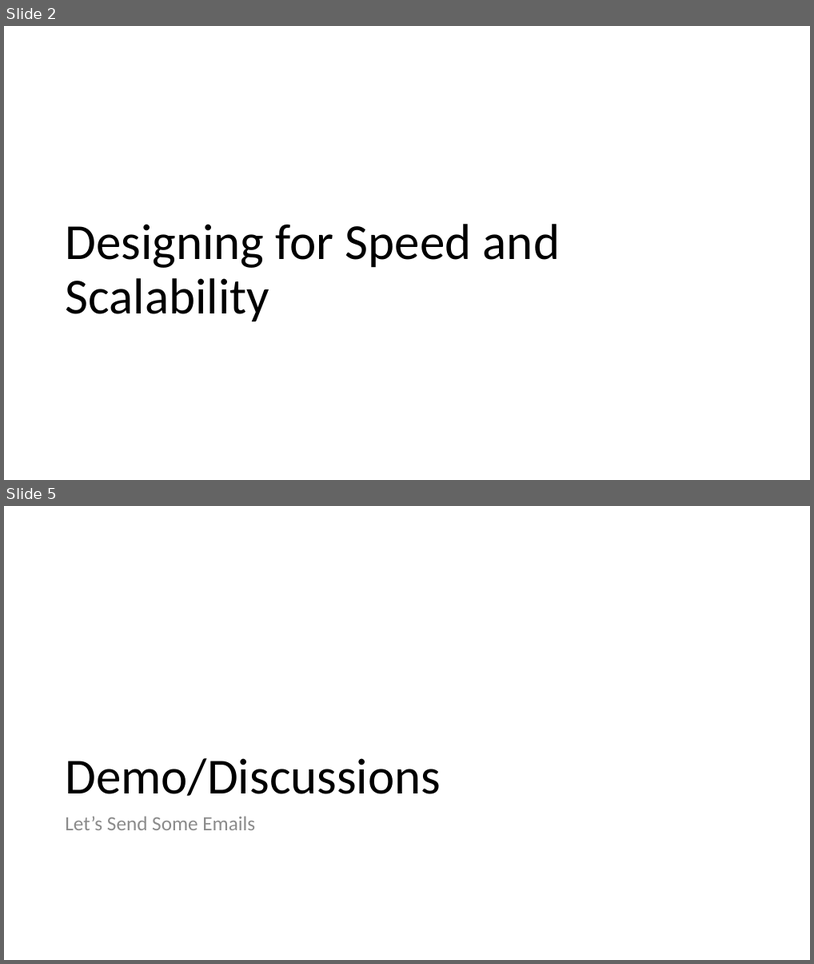
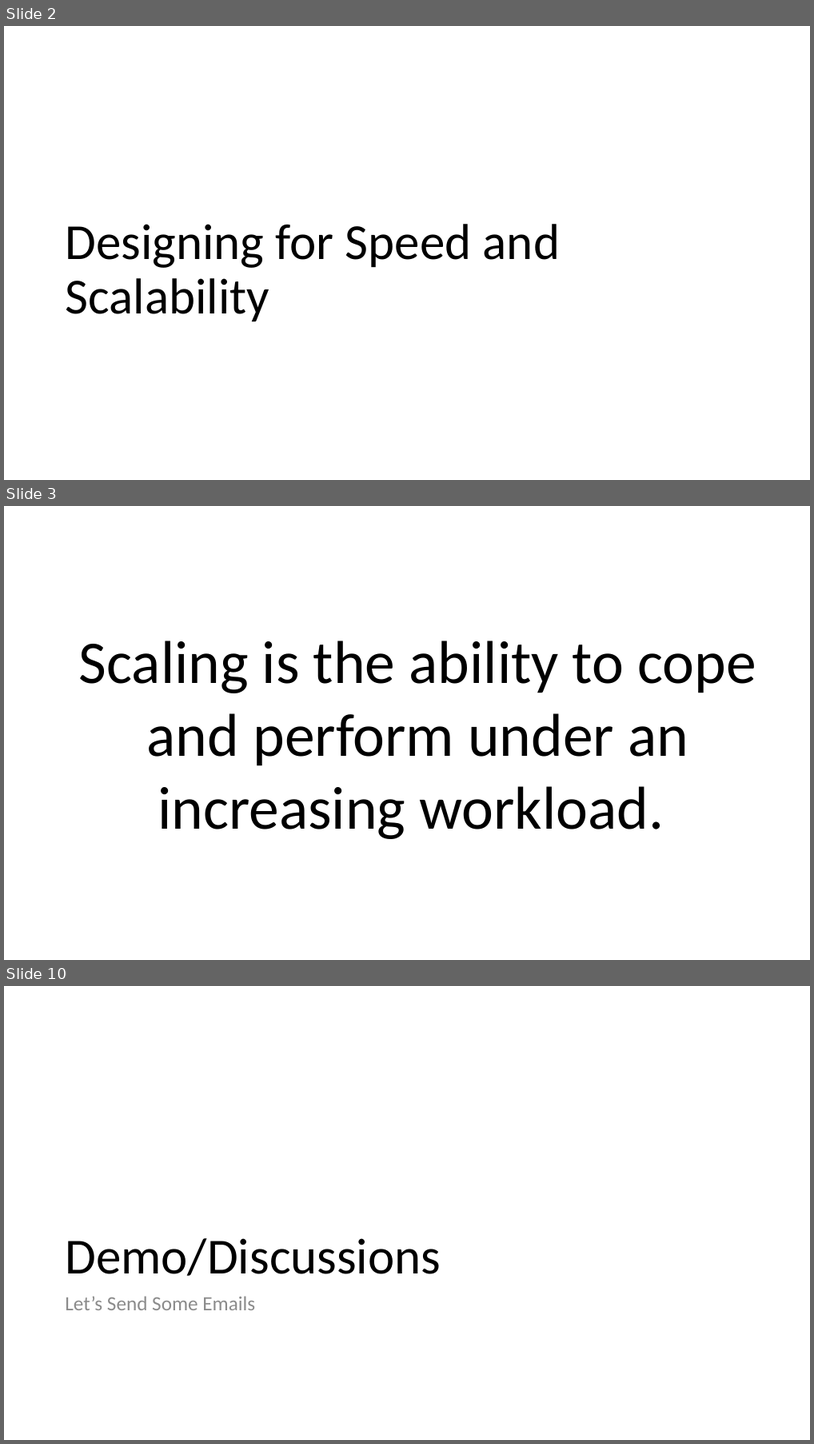
Before and after one commit to 1kevgriff/Workshop-ASPNETCore-Liftoff, a slide deck: Slides/02_DesignForSpeed.pptx. Shown one above the other, each under a label of ours: slides 2 and 5 before the commit, slides 2, 3 and 10 after it; the slides between them are not shown. The pictures are 814x964 and 814x1444 pixels, drawn with LibreOffice and Linux fonts; fonts in the diff are those of the drawing. Boxes give left, top, right and bottom in pixels: in the first picture for what was removed or moved away, otherwise in the second. Text is boxed around its words. In the diff, an @@ line names an element or a change of style, - is before the commit and + after.

```diff
--- a/Slides/02_DesignForSpeed.pptx
+++ b/Slides/02_DesignForSpeed.pptx
@@ slide 3 added at [4,506,810,960], background #FFFFFF @@
@@ text added at [79,640,756,839], 72 pt, text #000000 @@
+Scaling is the ability to cope and perform under an increasing workload.
@@ what was slide 5 is now slide 10 @@
```
Also in this commit, not shown: 2 slides changed, 15 other slides added, 4 slides removed, 6 other files.
